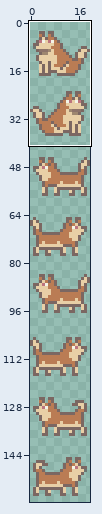
One commit to this pixel-art file: Assets/Sprout Lands Extension/Dog/Dog.aseprite. The first picture is a wide view before the edit; the outline marks the close-up.
Close-up. Before the commit:
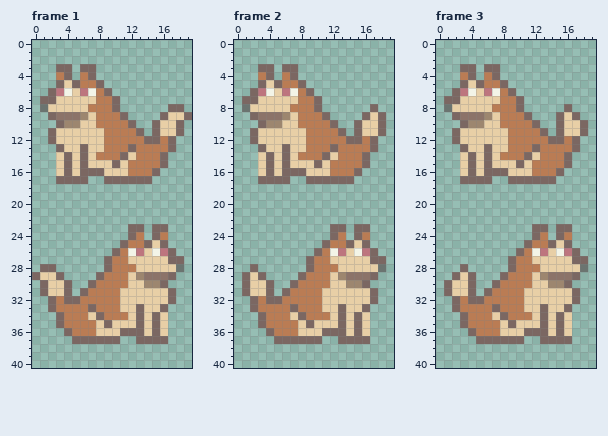
20x160 pixels, 4 frames. Shown: frame 1: x 0..19, y 0..40; frame 2: x 0..19, y 0..40; frame 3: x 0..19, y 0..40. The commit also changed other frames or places, which this record leaves out.
The same view after the edit:
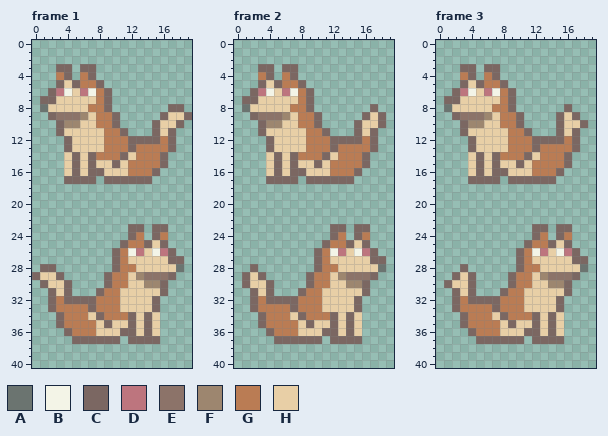
Palette (. is transparent): A #6b7470  B #f3f4e7  C #7b6762  D #bd757e  E #8c7369  F #9d866f  G #ba7c54  H #e8cfa6
Commit: update sitting dog & reimport anims
Edits made:
Changed rows in their new state; - is an unchanged pixel.
Frame 1:
first column x 2:
 7 -------C.--------
 8 -------C.--------
 9 --------C.-------
10 --------C..------
11 .C-------C..---C.
12 ..C-------CC-----
13 -.C-H------------
14 -.HCHC-----------
15 -.HCHC-----------
16 -.HCH------------
17 -.---C-----------
first column x 1:
27 --------.C-------
28 --------.C-------
29 -------.C--------
30 ------..C--------
31 .C---..C-------C.
32 -----CC-------C..
33 ------------H-C.-
34 -----------CHCH.-
35 -----------CHCH.-
36 ------------HCH.-
37 -----------C---.-
Frame 2: the same change as frame 1
Frame 3: the same change as frame 1
